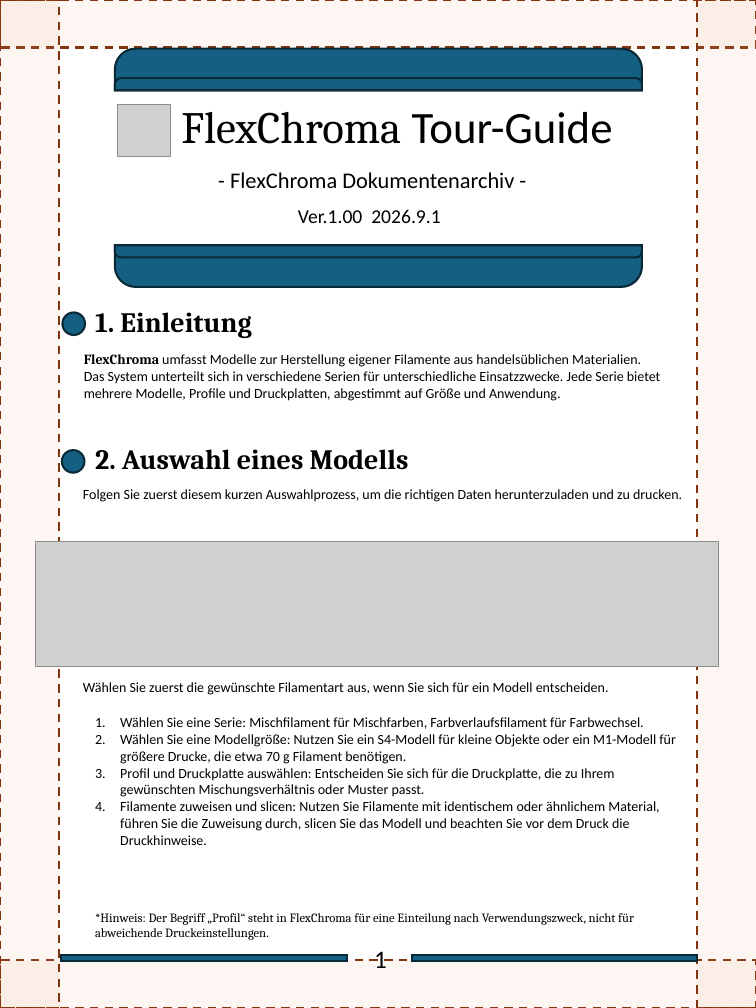
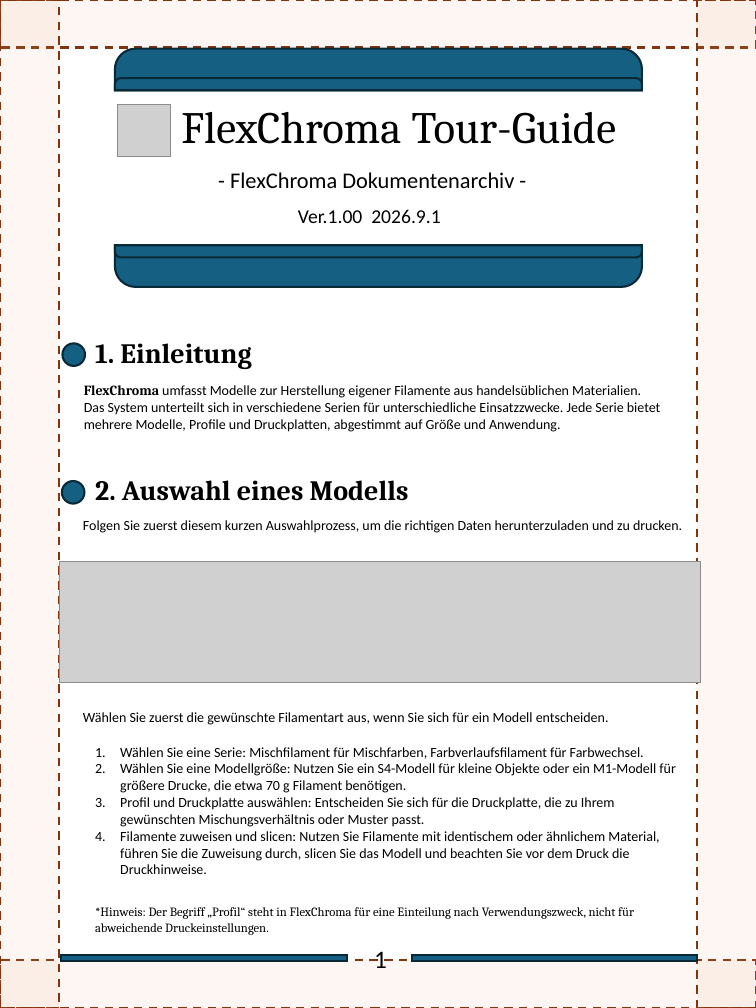
Before and after one commit to FlexChromaHQ/FlexChroma, a slide deck: slide 2 of Documents/Original/FlexChroma_Tour_Guide_DE.pptx. Drawn at 756x1008 pixels with LibreOffice and Linux fonts; fonts in the diff are those of the drawing; grey boxes stand for pictures. Boxes give left, top, right and bottom in pixels: in the first picture for what was removed or moved away, otherwise in the second. Text is boxed around its words. In the diff, an @@ line names an element or a change of style, - is before the commit and + after.

Commit message:
update DE tour guide

```diff
--- a/Documents/Original/FlexChroma_Tour_Guide_DE.pptx
+++ b/Documents/Original/FlexChroma_Tour_Guide_DE.pptx
@@ text "FlexChroma Tour-Guide" at <box>181,112,616,144</box>: font Calibri to Cambria in "Tour-Guide" @@
@@ 6 texts, 2 ellipses: place and size @@
-6 texts, 2 ellipses at <box>61,312,682,845</box>
+6 texts, 2 ellipses at <box>61,343,682,874</box>
@@ picture: place and size @@
-picture at <box>36,542,719,666</box>
+picture at <box>59,561,701,682</box>
@@ text "*Hinweis: Der Begriff „Profil“ steht ...": place and size @@
-text "*Hinweis: Der Begriff „Profil“ steht ..." at <box>95,913,634,940</box>
+text "*Hinweis: Der Begriff „Profil“ steht ..." at <box>95,907,634,935</box>
```
Also in this commit, not shown: 7 other slides changed, 3 other files.
